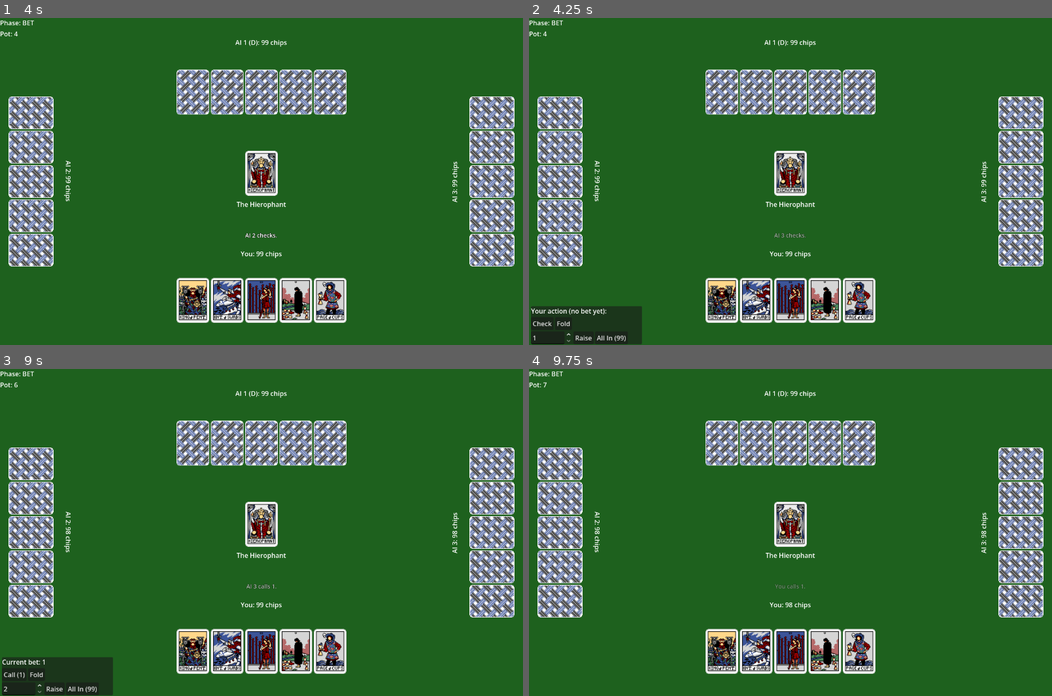
Above: before the commit, frames 1-4 (two rows, left to right).
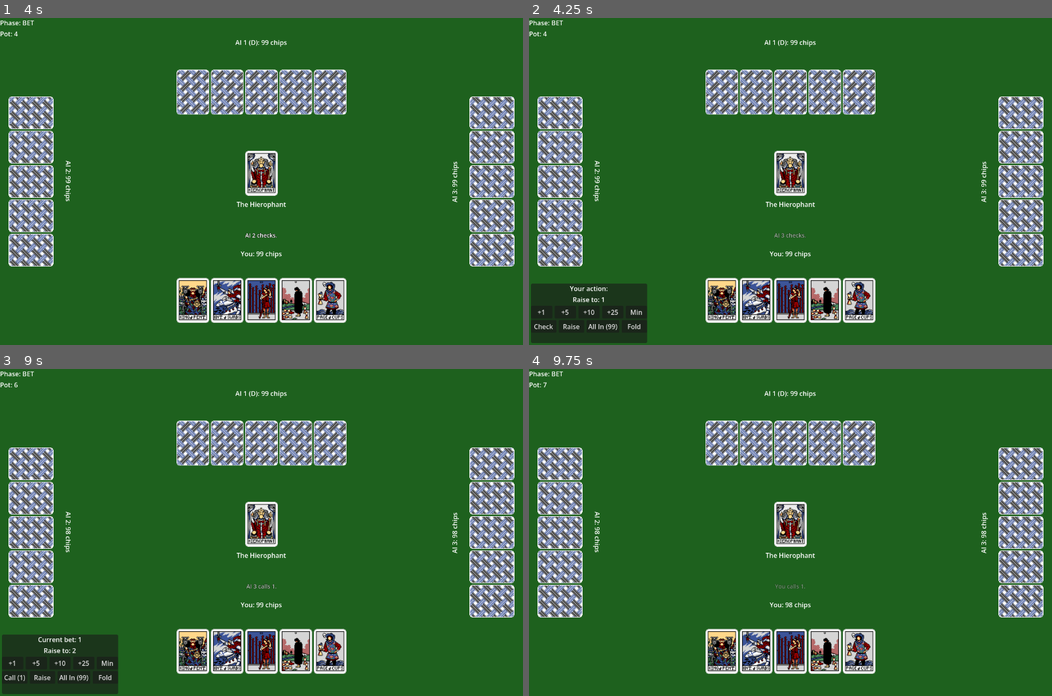
Above: after the commit, the same moments.

Repository: zenOfBass/Fortune
Game: Godot game, scene res://scenes/main_menu.tscn
Two runs of this game, one before a commit and one after it. Both use one fixed random seed, a clock stepped at 60 frames per second and the inputs below.
Inputs (mouse positions are in pixels of both pictures, inside the frame that each line leads up to):
- Up to frame 1 (4 s): click "Random (normal)" at 0.5 s; click "Random (normal)" at 1.25 s; click "Start Game" at 2 s; click "Continue" at 2.75 s; tap Enter at 3.5 s; move the mouse to (193, 93) at 3.52 s; click (193, 93) at 3.67 s
- Up to frame 2 (4.25 s): no input
- Up to frame 3 (9 s): click "Check" at 4.25 s; click "Confirm Discard" at 5 s; tap Space at 5.75, 8.75 s; move the mouse to (224, 444) at 5.77 s; click (224, 444) at 5.92 s; click (224, 444) at 6.67 s; move the mouse to (261, 444) at 7.27 s; click (261, 444) at 7.42 s; tap Enter at 8 s; move the mouse to (298, 444) at 8.02 s; click (298, 444) at 8.17 s; move the mouse to (329, 444) at 8.77 s; click (329, 444) at 8.92 s
- Up to frame 4 (9.75 s): click "Call (1)" at 9.5 s

Frame 1 is identical in both runs. In frame 2, 2.2% of the frame differs, in the area x 0-23%, y 81-100%; in frame 3, 2.2%; in frame 4, nothing differs.

Commit message:
Update betting panel

Diff:
--- a/scenes/bet_panel.gd
+++ b/scenes/bet_panel.gd
@@ -1,13 +1,23 @@
 class_name BetPanel
 extends PanelContainer
 
-@onready var info_label: Label = $VBox/InfoLabel
-@onready var check_button: Button = $VBox/ButtonRow/CheckButton
-@onready var call_button: Button = $VBox/ButtonRow/CallButton
-@onready var fold_button: Button = $VBox/ButtonRow/FoldButton
-@onready var raise_spin: SpinBox = $VBox/RaiseRow/RaiseSpin
-@onready var raise_button: Button = $VBox/RaiseRow/RaiseButton
-@onready var all_in_button: Button = $VBox/RaiseRow/AllInButton
+@onready var info_label:   Label  = $VBox/InfoLabel
+@onready var raise_label:  Label  = $VBox/RaiseLabel
+@onready var incr_row:     HBoxContainer = $VBox/IncrRow
+@onready var plus1_button: Button = $VBox/IncrRow/Plus1Button
+@onready var plus5_button: Button = $VBox/IncrRow/Plus5Button
+@onready var plus10_button: Button = $VBox/IncrRow/Plus10Button
+@onready var plus25_button: Button = $VBox/IncrRow/Plus25Button
+@onready var min_button:   Button = $VBox/IncrRow/MinButton
+@onready var check_button: Button = $VBox/ActionRow/CheckButton
+@onready var call_button:  Button = $VBox/ActionRow/CallButton
+@onready var raise_button: Button = $VBox/ActionRow/RaiseButton
+@onready var all_in_button: Button = $VBox/ActionRow/AllInButton
+@onready var fold_button:  Button = $VBox/ActionRow/FoldButton
+
+var _raise_amount: int = 1
+var _min_raise:    int = 1
+var _max_raise:    int = 1
 
 func _ready() -> void:
 	check_button.pressed.connect(_on_check)
@@ -15,26 +25,52 @@
 	raise_button.pressed.connect(_on_raise)
 	all_in_button.pressed.connect(_on_all_in)
 	fold_button.pressed.connect(_on_fold)
+	plus1_button.pressed.connect(func(): _increment(1))
+	plus5_button.pressed.connect(func(): _increment(5))
+	plus10_button.pressed.connect(func(): _increment(10))
+	plus25_button.pressed.connect(func(): _increment(25))
+	min_button.pressed.connect(_reset_raise)
 	visible = false
 
 func show_betting(current_bet: int, can_check: bool, min_raise: int) -> void:
 	var player_chips := GameManager.players[GameManager.HUMAN_IDX].chips
+	_min_raise = min_raise
+	_max_raise = player_chips
+	_raise_amount = min_raise
+
 	if current_bet == 0:
-		info_label.text = "Your action (no bet yet):"
+		info_label.text = "Your action:"
 	else:
 		info_label.text = "Current bet: %d" % current_bet
+
 	check_button.visible = can_check
 	call_button.visible = not can_check
 	call_button.text = "Call (%d)" % current_bet
-	raise_spin.min_value = min_raise
-	raise_spin.max_value = player_chips
-	raise_spin.value = min_raise
+
+	var can_raise := player_chips >= min_raise
+	raise_label.visible = can_raise
+	incr_row.visible = can_raise
+	raise_button.visible = can_raise
+
 	all_in_button.text = "All In (%d)" % player_chips
 	all_in_button.visible = player_chips > 0
+
+	_update_raise_label()
 	visible = true
 
 func hide_betting() -> void:
 	visible = false
+
+func _increment(amount: int) -> void:
+	_raise_amount = mini(_raise_amount + amount, _max_raise)
+	_update_raise_label()
+
+func _reset_raise() -> void:
+	_raise_amount = _min_raise
+	_update_raise_label()
+
+func _update_raise_label() -> void:
+	raise_label.text = "Raise to: %d" % _raise_amount
 
 func _on_check() -> void:
 	visible = false
@@ -46,7 +82,7 @@
 
 func _on_raise() -> void:
 	visible = false
-	GameManager.submit_bet("raise", int(raise_spin.value))
+	GameManager.submit_bet("raise", _raise_amount)
 
 func _on_all_in() -> void:
 	visible = false
--- a/scenes/bet_panel.tscn
+++ b/scenes/bet_panel.tscn
@@ -6,32 +6,61 @@
 script = ExtResource("1_bp")
 
 [node name="VBox" type="VBoxContainer" parent="."]
+theme_override_constants/separation = 4
 
 [node name="InfoLabel" type="Label" parent="VBox"]
 text = "Current bet: 0"
 size_flags_horizontal = 3
+horizontal_alignment = 1
 
-[node name="ButtonRow" type="HBoxContainer" parent="VBox"]
+[node name="RaiseLabel" type="Label" parent="VBox"]
+text = "Raise to: 1"
+size_flags_horizontal = 3
+horizontal_alignment = 1
 
-[node name="CheckButton" type="Button" parent="VBox/ButtonRow"]
+[node name="IncrRow" type="HBoxContainer" parent="VBox"]
+alignment = 1
+theme_override_constants/separation = 6
+
+[node name="Plus1Button" type="Button" parent="VBox/IncrRow"]
+text = "+1"
+custom_minimum_size = Vector2(52, 0)
+
+[node name="Plus5Button" type="Button" parent="VBox/IncrRow"]
+text = "+5"
+custom_minimum_size = Vector2(52, 0)
+
+[node name="Plus10Button" type="Button" parent="VBox/IncrRow"]
+text = "+10"
+custom_minimum_size = Vector2(52, 0)
+
+[node name="Plus25Button" type="Button" parent="VBox/IncrRow"]
+text = "+25"
+custom_minimum_size = Vector2(52, 0)
+
+[node name="MinButton" type="Button" parent="VBox/IncrRow"]
+text = "Min"
+custom_minimum_size = Vector2(52, 0)
+
+[node name="ActionRow" type="HBoxContainer" parent="VBox"]
+theme_override_constants/separation = 6
+
+[node name="CheckButton" type="Button" parent="VBox/ActionRow"]
 text = "Check"
+size_flags_horizontal = 3
 
-[node name="CallButton" type="Button" parent="VBox/ButtonRow"]
+[node name="CallButton" type="Button" parent="VBox/ActionRow"]
 text = "Call"
+size_flags_horizontal = 3
 
-[node name="FoldButton" type="Button" parent="VBox/ButtonRow"]
+[node name="RaiseButton" type="Button" parent="VBox/ActionRow"]
+text = "Raise"
+size_flags_horizontal = 3
+
+[node name="AllInButton" type="Button" parent="VBox/ActionRow"]
+text = "All In"
+size_flags_horizontal = 3
+
+[node name="FoldButton" type="Button" parent="VBox/ActionRow"]
 text = "Fold"
-
-[node name="RaiseRow" type="HBoxContainer" parent="VBox"]
-
-[node name="RaiseSpin" type="SpinBox" parent="VBox/RaiseRow"]
-min_value = 1.0
-max_value = 9999.0
-value = 1.0
-custom_minimum_size = Vector2(100, 0)
-
-[node name="RaiseButton" type="Button" parent="VBox/RaiseRow"]
-text = "Raise"
-
-[node name="AllInButton" type="Button" parent="VBox/RaiseRow"]
-text = "All In"
+size_flags_horizontal = 3
--- a/scenes/table.gd
+++ b/scenes/table.gd
@@ -139,7 +139,7 @@
 
 	bet_panel.anchor_top = 1.0
 	bet_panel.anchor_bottom = 1.0
-	bet_panel.offset_top = -95.0
+	bet_panel.offset_top = -150.0
 	bet_panel.offset_bottom = -5.0
 	draw_panel.anchor_top = 1.0
 	draw_panel.anchor_bottom = 1.0
